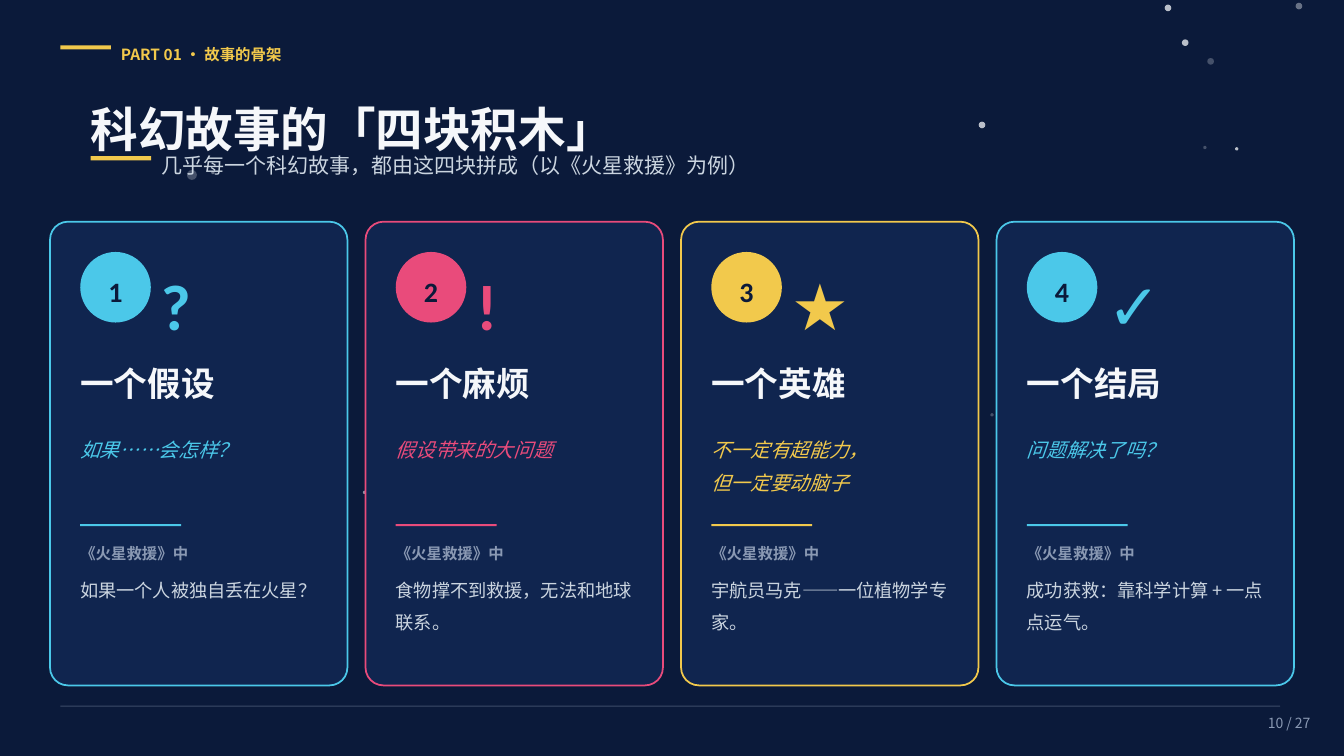
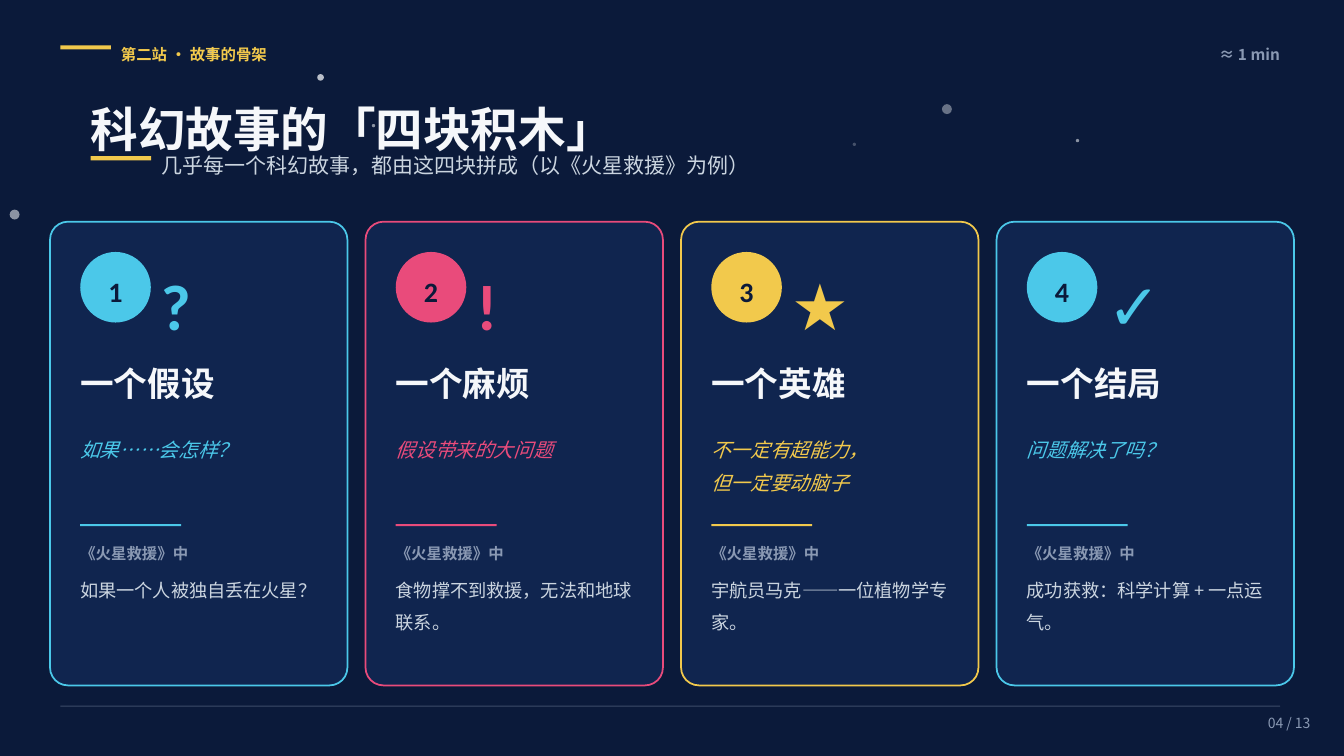
Before and after one commit to risyoucn-boop/kiro2026, a slide deck: slide 4 of 三位科幻大师的武功秘籍.pptx (slide 10 before the commit). Drawn at 1344x756 pixels with LibreOffice and Linux fonts; fonts in the diff are those of the drawing. Boxes give left, top, right and bottom in pixels: in the first picture for what was removed or moved away, otherwise in the second. Text is boxed around its words. In the diff, an @@ line names an element or a change of style, - is before the commit and + after.

```diff
--- a/三位科幻大师的武功秘籍.pptx
+++ b/三位科幻大师的武功秘籍.pptx
@@ ellipse removed at (1296,3,1303,10) @@
@@ text at (121,47,267,62): text changed @@
-PART 01 · 故事的骨架
+第二站 · 故事的骨架
@@ ellipse added at (209,47,216,54), fill #F5F7FA at 55% opacity @@
@@ ellipse removed at (1182,39,1189,46) @@
@@ ellipse removed at (1208,58,1215,66) @@
@@ text added at (1238,47,1280,60), 11 pt, text #8A99B3, bold @@
+≈ 1 min
@@ ellipse: place and size @@
-ellipse at (1165,5,1172,12)
+ellipse at (318,75,325,82)
@@ ellipse: place and size @@
-ellipse at (979,122,986,129)
+ellipse at (942,104,952,114)
@@ ellipse at (942,104,952,114): fill #F5F7FA at 75% opacity to #F5F7FA at 40% opacity @@
@@ ellipse: place and size @@
-ellipse at (363,491,366,494)
+ellipse at (372,124,375,127)
@@ ellipse: place and size @@
-ellipse at (990,413,993,416)
+ellipse at (853,143,856,146)
@@ ellipse: place and size @@
-ellipse at (1204,146,1207,149)
+ellipse at (1076,139,1079,142)
@@ ellipse at (1076,139,1079,142): fill #F5F7FA at 25% opacity to #F5F7FA at 55% opacity @@
@@ ellipse removed at (1235,147,1238,150) @@
@@ ellipse removed at (188,170,198,180) @@
@@ ellipse added at (10,210,20,220), fill #F5F7FA at 55% opacity @@
@@ text at (1027,581,1263,631): text changed @@
-成功获救：靠科学计算 + 一点点运气。
+成功获救：科学计算 + 一点运气。
@@ text at (1268,717,1311,728): text changed @@
-10 / 27
+04 / 13
```
Also in this commit, not shown: 11 other slides changed, 1 slide added, 14 slides removed, 1 other file.
